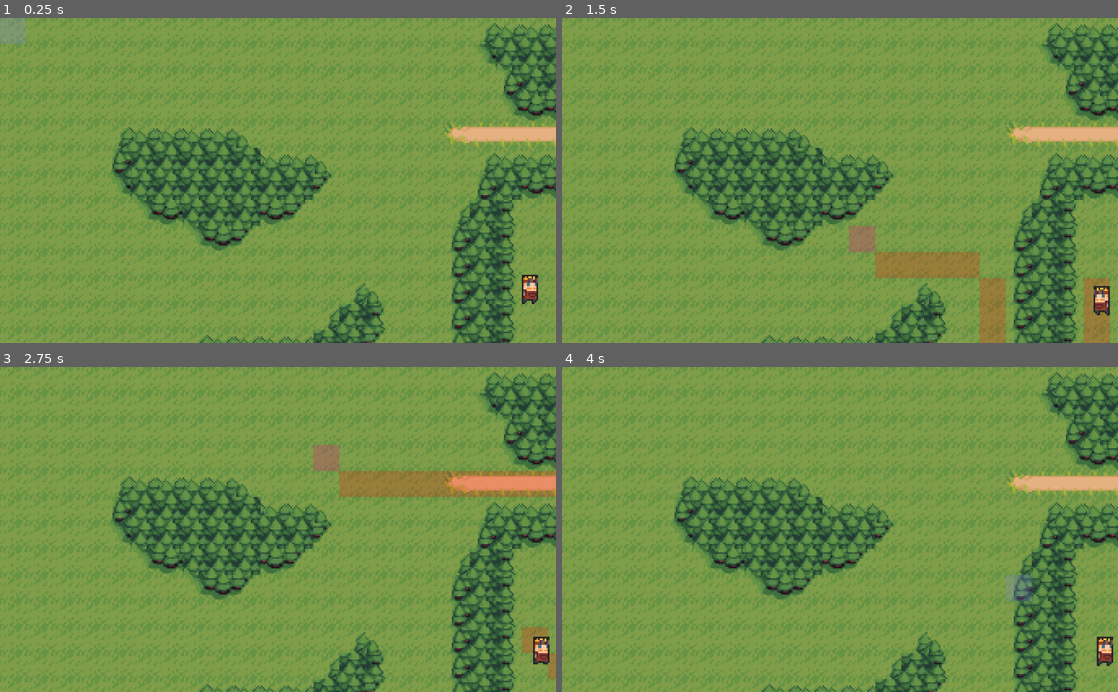
Above: before the commit, frames 1-4 (two rows, left to right).
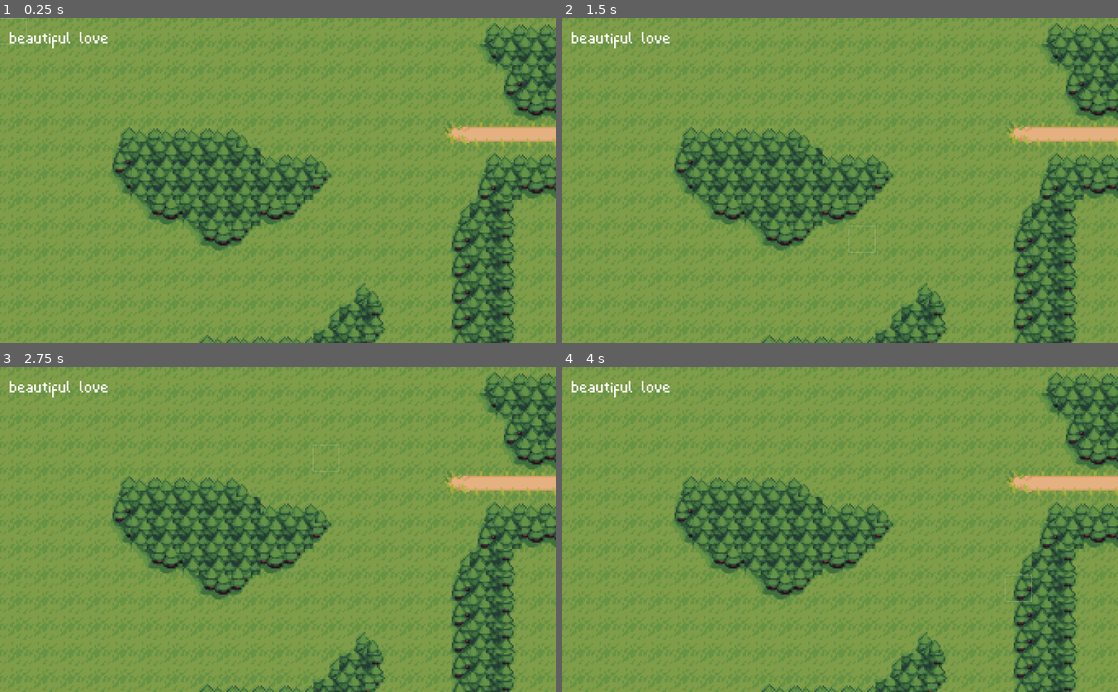
Above: after the commit, the same moments.

Repository: veratoe/godot_rts
Game: Godot game, scene res://scenes/root.tscn
Two runs of this game, one before a commit and one after it. Both use one fixed random seed, a clock stepped at 60 frames per second and the inputs below.
Inputs (mouse positions are in pixels of both pictures, inside the frame that each line leads up to):
- Up to frame 1 (0.25 s): no input
- Up to frame 2 (1.5 s): tap Enter at 0.5 s; move the mouse to (962, 164) at 0.52 s; click (962, 164) at 0.67 s; drag from (728, 196) to (1106, 297) at 1.27 s
- Up to frame 3 (2.75 s): move the mouse to (333, 458) at 2.02 s; click (333, 458) at 2.17 s
- Up to frame 4 (4 s): drag from (812, 594) to (673, 480) at 2.77 s; tap Space at 3.5 s; move the mouse to (1006, 578) at 3.52 s; click (1006, 578) at 3.67 s

The runs differ from the first frame. In frame 1, 0.8% of the frame differs, in the area x 0-97%, y 0-89%; in frame 2, 4.0%; in frame 3, 4.3%, in the area x 1-100%, y 4-96%; in frame 4, 0.9%.

Commit message:
leleleel

Diff:
--- /dev/null
+++ b/font.tres
@@ -0,0 +1,6 @@
+[gd_resource type="DynamicFont" load_steps=2 format=2]
+
+[ext_resource path="res://PetitePx.ttf" type="DynamicFontData" id=1]
+
+[resource]
+font_data = ExtResource( 1 )
--- a/scenes/root.tscn
+++ b/scenes/root.tscn
@@ -1,7 +1,8 @@
-[gd_scene load_steps=3 format=2]
+[gd_scene load_steps=4 format=2]
 
 [ext_resource path="res://scripts/root.gd" type="Script" id=1]
 [ext_resource path="res://scripts/Camera2D.gd" type="Script" id=2]
+[ext_resource path="res://font.tres" type="DynamicFont" id=3]
 
 [node name="root" type="Node2D"]
 script = ExtResource( 1 )
@@ -10,4 +11,18 @@
 anchor_mode = 0
 current = true
 smoothing_enabled = true
+smoothing_speed = 6.0
 script = ExtResource( 2 )
+
+[node name="hud" type="CanvasLayer" parent="Camera2D"]
+
+[node name="Label" type="Label" parent="Camera2D/hud"]
+margin_left = 5.78955
+margin_top = 5.44899
+margin_right = 66.7896
+margin_bottom = 19.449
+custom_fonts/font = ExtResource( 3 )
+text = "beautiful love"
+__meta__ = {
+"_edit_use_anchors_": false
+}
--- a/scenes/world.tscn
+++ b/scenes/world.tscn
@@ -1,14 +1,16 @@
-[gd_scene load_steps=4 format=2]
+[gd_scene load_steps=5 format=2]
 
 [ext_resource path="res://tilemap/world_tiles.tres" type="TileSet" id=1]
-[ext_resource path="res://scripts/pathfinder.gd" type="Script" id=2]
+[ext_resource path="res://scripts/world.gd" type="Script" id=2]
 [ext_resource path="res://scripts/grid.gd" type="Script" id=3]
 
+[sub_resource type="StyleBoxFlat" id=1]
+bg_color = Color( 0, 0, 0, 0.796078 )
+
 [node name="world" type="Node2D"]
+z_index = 100
+z_as_relative = false
 script = ExtResource( 2 )
-
-[node name="grid" type="Node2D" parent="."]
-script = ExtResource( 3 )
 
 [node name="terrain" type="TileMap" parent="."]
 z_index = -1
@@ -25,3 +27,16 @@
 cell_size = Vector2( 16, 16 )
 format = 1
 tile_data = PoolIntArray( -1966031, 13, 0, 262161, 0, 1, 262162, 0, 2, 262163, 0, 2, 262164, 0, 2, 262165, 0, 2, 262166 …(2276 unchanged characters)…
+
+[node name="ui" type="Node2D" parent="."]
+script = ExtResource( 3 )
+tooltip_timeout_threshold = 1.0
+
+[node name="tooltip" type="Panel" parent="ui"]
+visible = false
+margin_right = 40.0
+margin_bottom = 40.0
+custom_styles/panel = SubResource( 1 )
+__meta__ = {
+"_edit_use_anchors_": false
+}
--- a/scripts/actor.gd
+++ b/scripts/actor.gd
@@ -43,7 +43,7 @@
 	update()
 
 func find_path():
-	route_points = world.find_path(position, destination)
+	route_points = world.pathfinder.find_path(position, destination)
 
 func move(delta: float):
 	var point: Vector2
@@ -70,7 +70,7 @@
 		return
 
 
-	var weight = world.get_weight(position)
+	var weight = world.pathfinder.get_weight(position)
 
 	velocity = (point - position).normalized()
 	velocity *= delta * speed / weight
--- a/scripts/grid.gd
+++ b/scripts/grid.gd
@@ -1,8 +1,35 @@
 extends Node2D
 
-onready var size = get_parent().map_size
+export(float) var tooltip_timeout_threshold : float = 3.0
+
+onready var parent = get_parent()
+
+onready var tooltip = get_node("tooltip")
+
+
+var tooltip_timeout : float
+
+
+func _ready():
+	set_process(true)
+
+
+func _process(delta: float):
+	tooltip_timeout += delta
+	if tooltip_timeout > tooltip_timeout_threshold:
+		tooltip.visible = true
+	else:
+		tooltip.visible = false
+	update()
+
+func _input(event):
+	if event is InputEventMouseMotion:
+		tooltip_timeout = 0.0
+		tooltip.visible = false
 
 func _draw():
+	draw_rect(Rect2(parent.map_to_world(parent.world_to_map(get_global_mouse_position())), Vector2(16, 16)), Color(1.0, 1.0, 1.0, 0.3), false)
+	tooltip.set_position(get_local_mouse_position() + Vector2(8, -8))
 	pass
 	#for x in range(size.x):
 	#	draw_line(Vector2(x * 16, 0), Vector2(x * 16, size.y * 16), Color(1.0, 1.0, 1.0, 0.1))
--- a/scripts/pathfinder.gd
+++ b/scripts/pathfinder.gd
@@ -1,25 +1,10 @@
-extends Node2D
+var astar = AStar2D.new()
 
-export(Vector2) var map_size = Vector2(100, 100)
+var buildings : TileMap
+var terrain : TileMap
+var map : TileMap
 
-onready var astar = AStar2D.new()
-
-onready var terrain = get_node("terrain")
-onready var buildings = get_node("buildings")
-
-# LELIJK! Maar ik weet niet wat voor type de world node2d wordt, dus
-# maar even een dummy tilemap node
-
-var map = TileMap.new()
-
-
-func world_to_map(point: Vector2):
-	return map.world_to_map(point)
-
-func map_to_world(point: Vector2):
-	return map.map_to_world(point)
-
-# ---- einde LELIJK -----
+var map_size : Vector2
 
 var walkable_terrain : Array = [
 	2, # grass	,
@@ -37,10 +22,10 @@
 }
 
 func get_weight(point: Vector2):
-	var cell = buildings.get_cellv(world_to_map(point))
+	var cell = buildings.get_cellv(map.world_to_map(point))
 	if weights.has(cell):
 		return weights[cell]
-	cell = terrain.get_cellv(world_to_map(point))
+	cell = terrain.get_cellv(map.world_to_map(point))
 	if weights.has(cell):
 		return weights[cell]
 
@@ -48,11 +33,9 @@
 
 
 # Called when the node enters the scene tree for the first time.
-func _ready():
-	map.cell_size = Vector2(16, 16)
-	initialize_astar()
 
-func calculate_index(point: Vector2) -> int:
+
+func calculate_index(point: Vector2):
 	return point.y * map_size.x + point.x
 
 func initialize_astar():
@@ -73,7 +56,7 @@
 				continue
 
 			points.append(point)
-			astar.add_point(calculate_index(point), point, get_weight(map_to_world(point)))
+			astar.add_point(calculate_index(point), point, get_weight(map.map_to_world(point)))
 
 	var dx
 	var dy
@@ -108,11 +91,15 @@
 
 func find_path(start: Vector2, end: Vector2):
 	var world_path: Array
-	var path = astar.get_point_path(calculate_index(world_to_map(start)), calculate_index(world_to_map(end)))
+	var path = astar.get_point_path(calculate_index(map.world_to_map(start)), calculate_index(map.world_to_map(end)))
 	for point in path:
-		world_path.append(map_to_world(point))
+		world_path.append(map.map_to_world(point))
 
 	return world_path
 
 func _process(delta):
 	update()
+
+
+func update():
+	pass
--- a/scripts/root.gd
+++ b/scripts/root.gd
@@ -1,7 +1,6 @@
 extends Node2D
 
 func _create_world():
-
 	return preload("res://scenes/world.tscn")
 
 func _create_actors():
--- /dev/null
+++ b/scripts/world.gd
@@ -0,0 +1,40 @@
+extends Node2D
+
+export(Vector2) var map_size = Vector2(100, 100)
+
+onready var terrain = get_node("terrain")
+onready var buildings = get_node("buildings")
+
+# moet dit zo dubbelop?
+
+var Pathfinder = preload("res://scripts/pathfinder.gd")
+var pathfinder
+
+# LELIJK! Maar ik weet niet wat voor type de world node2d wordt, dus
+# maar even een dummy tilemap node
+
+var map : TileMap = TileMap.new()
+
+
+func world_to_map(point: Vector2):
+	return map.world_to_map(point)
+
+func map_to_world(point: Vector2):
+	return map.map_to_world(point)
+
+# ---- einde LELIJK -----
+
+
+func _ready():
+	map.cell_size = Vector2(16, 16)
+
+
+	# dit mooier maken
+
+	pathfinder = Pathfinder.new()
+	pathfinder.map = map
+	pathfinder.map_size = map_size
+	pathfinder.buildings = get_node("buildings")
+	pathfinder.terrain = get_node("terrain")
+
+	pathfinder.initialize_astar()
--- a/tilemap/world_tiles.tres
+++ b/tilemap/world_tiles.tres
@@ -441,15 +441,9 @@
 24/autotile/z_index_map = [  ]
 24/occluder_offset = Vector2( 0, 0 )
 24/navigation_offset = Vector2( 0, 0 )
-24/shape_offset = Vector2( 48, 48 )
-24/shape_transform = Transform2D( 1, 0, 0, 1, 48, 48 )
+24/shape_offset = Vector2( 0, 0 )
+24/shape_transform = Transform2D( 1, 0, 0, 1, 0, 0 )
 24/shape_one_way = false
-24/shape_one_way_margin = 1.0
-24/shapes = [ {
-"autotile_coord": Vector2( 0, 0 ),
-"one_way": false,
-"one_way_margin": 1.0,
-"shape": null,
-"shape_transform": Transform2D( 1, 0, 0, 1, 48, 48 )
-} ]
+24/shape_one_way_margin = 0.0
+24/shapes = [  ]
 24/z_index = 0
Binary file added: PetitePx.ttf
